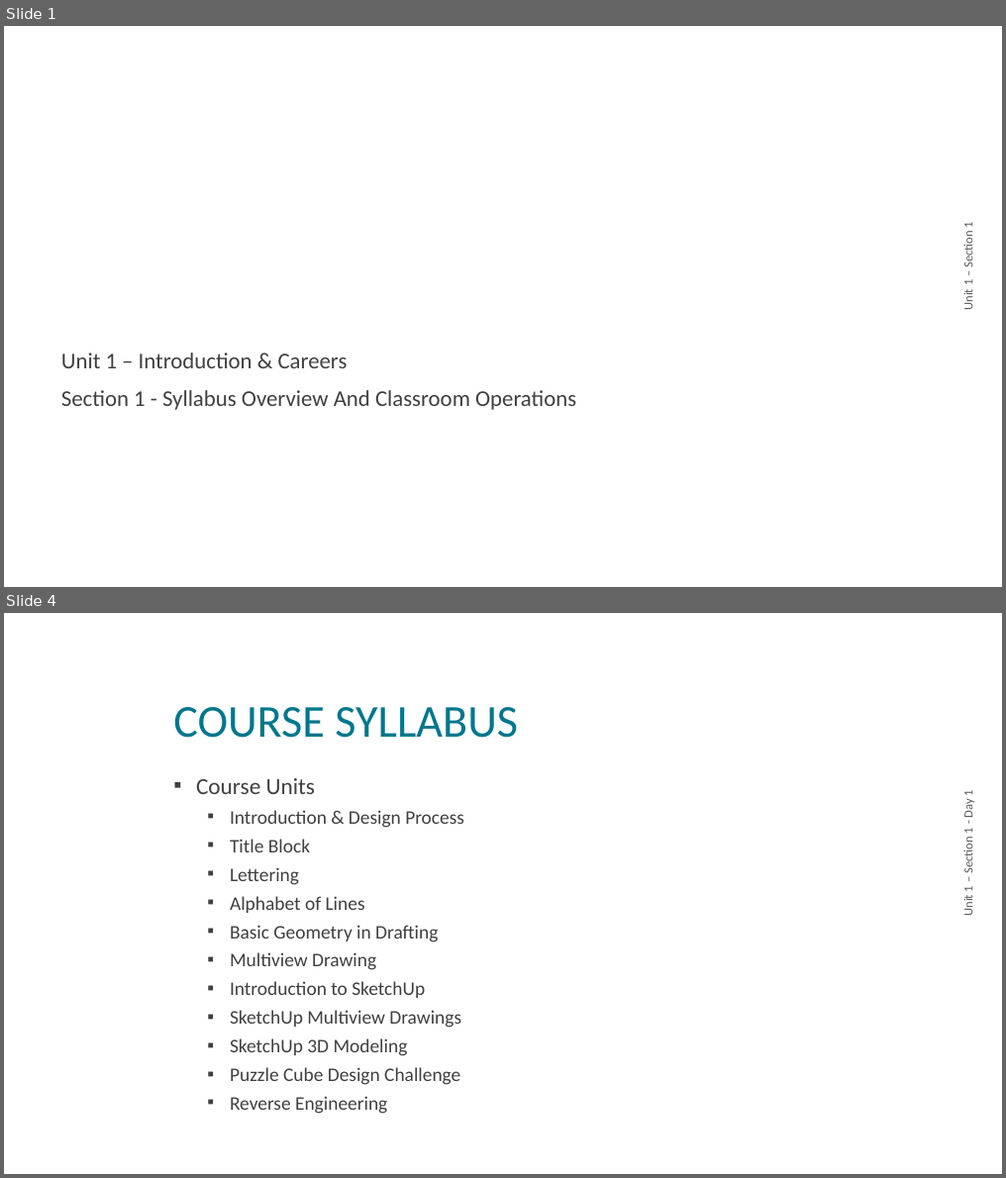
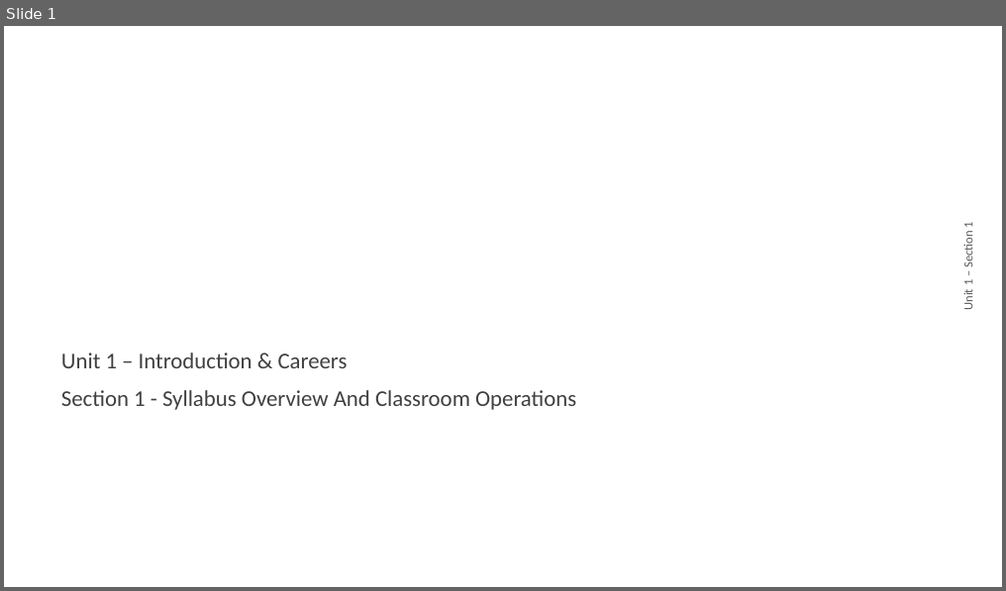
Before and after one commit to nickvertucci/Technology-Education-Curriculum, a slide deck: High School/Modern Electricity and Electronics/Unit 1 - Introduction & Design Process/Section 2 - Careers In Electricity and Electronics/Assets/Unit 1 - Section 1 - Careers.pptx. Shown one above the other, each under a label of ours: slides 1 and 4 before the commit, slide 1 after it; the slides between them are not shown. The pictures are 1006x1178 and 1006x591 pixels, drawn with LibreOffice and Linux fonts; fonts in the diff are those of the drawing; background and template pictures are left out. Boxes give left, top, right and bottom in pixels: in the first picture for what was removed or moved away, otherwise in the second. Text is boxed around its words. In the diff, an @@ line names an element or a change of style, - is before the commit and + after.

```diff
--- a/High School/Modern Electricity and Electronics/Unit 1 - Introduction & Design Process/Section 2 - Careers In Electricity and Electronics/Assets/Unit 1 - Section 1 - Careers.pptx
+++ b/High School/Modern Electricity and Electronics/Unit 1 - Introduction & Design Process/Section 2 - Careers In Electricity and Electronics/Assets/Unit 1 - Section 1 - Careers.pptx
@@ slide 4 removed at [4,613,1002,1174], background picture (left out) @@
@@ title removed at [173,707,518,738] @@
-COURSE SYLLABUS
@@ text removed at [196,778,464,1114] @@
-▪ Course Units
-  ▪ Introduction & Design Process
-  ▪ Title Block
-  ▪ Lettering
-  ▪ Alphabet of Lines
-  ▪ Basic Geometry in Drafting
-  ▪ Multiview Drawing
-  ▪ Introduction to SketchUp
-  ▪ SketchUp Multiview Drawings
-  ▪ SketchUp 3D Modeling
-  ▪ Puzzle Cube Design Challenge
-  ▪ Reverse Engineering
@@ text removed at [960,790,975,915] @@
-Unit 1 – Section 1 - Day 1
```
Also in this commit, not shown: 2 slides changed, 3 slides added, 1 other slide removed.
